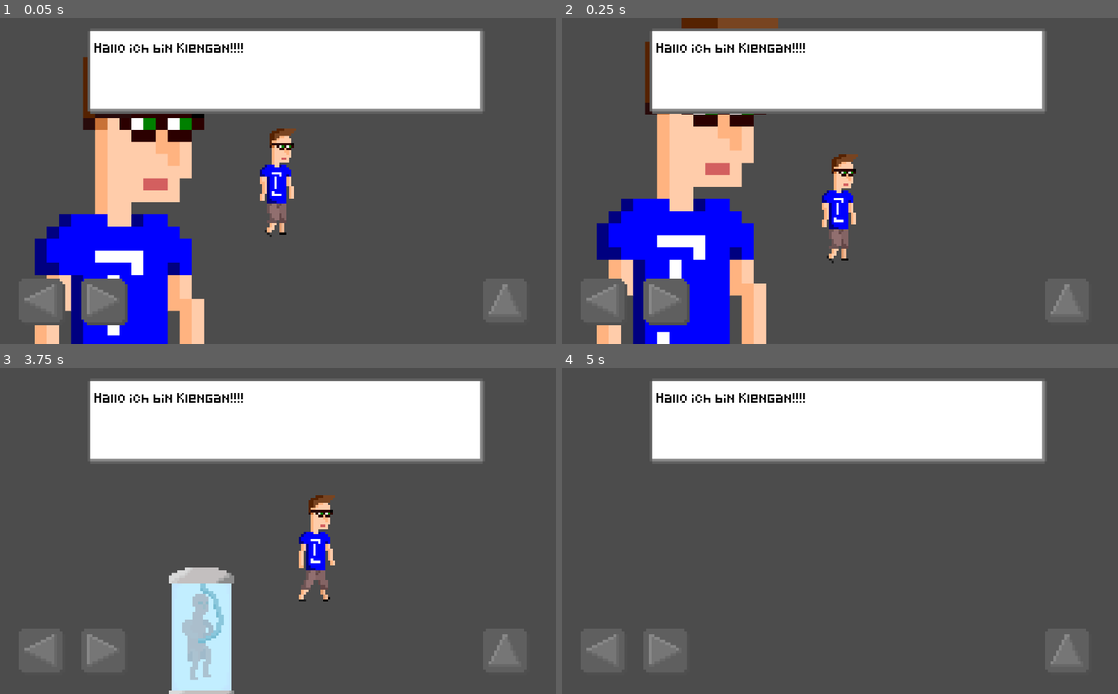
Above: before the commit, frames 1-4 (two rows, left to right).
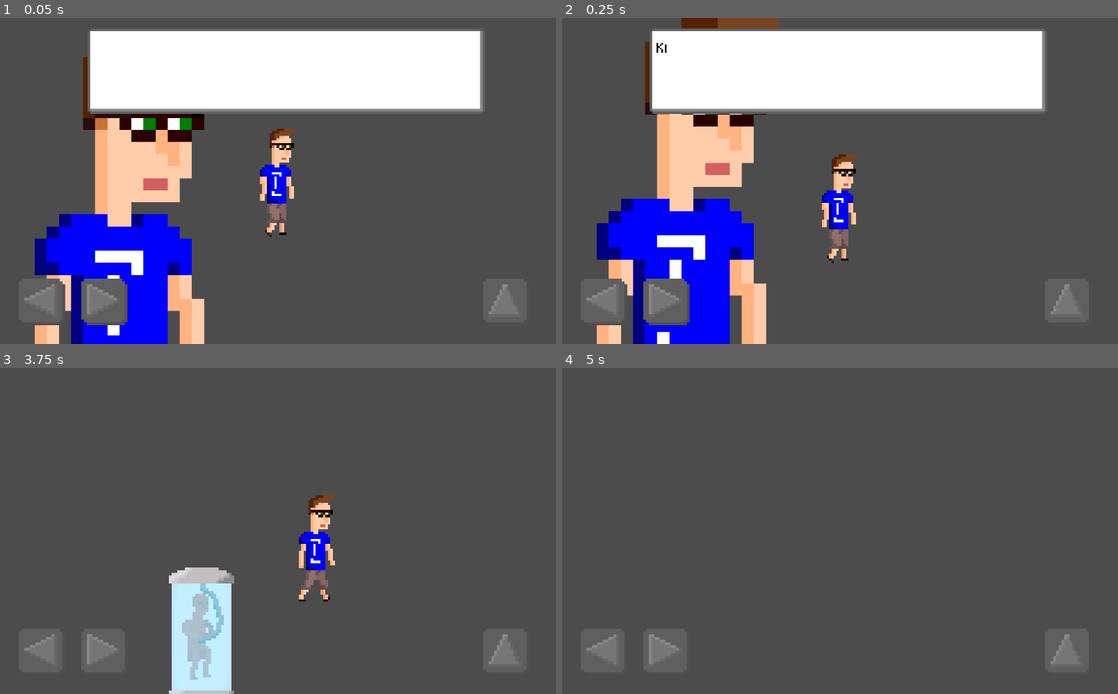
Above: after the commit, the same moments.

Repository: klenganthegame/KlenganTheGame
Game: Godot game, scene res://level/Level1.tscn
Two runs of this game, one before a commit and one after it. Both use one fixed random seed, a clock stepped at 60 frames per second and the inputs below.
Inputs:
- Up to frame 1 (0.05 s): no input
- Up to frame 2 (0.25 s): no input
- Up to frame 3 (3.75 s): tap Enter (accept, bound only after the commit) at 0.5, 0.6, 1.35, 2.1, 2.85, 3.6 s; hold D (walk_right) 0.53-2.03 s; tap Space (jump) at 0.77, 1.52, 3.02 s; hold A (walk_left) 2.03-2.78 s; hold D (walk_right) from 2.78 s (still down)
- Up to frame 4 (5 s): tap Space (jump) at 3.77, 4.52 s; release D (walk_right) at 4.28 s; hold A (walk_left) from 4.28 s (still down); tap Enter (accept, bound only after the commit) at 4.35 s

The runs differ from the first frame. In frame 1, 0.4% of the frame differs, in the area x 17-44%, y 7-11%; in frame 2, 0.4%; in frame 3, 18%, in the area x 16-87%, y 3-29%; in frame 4, 18%.

Commit message:
implemented basic mechanics of dialoguebox

Diff:
--- a/objects/level1/Klengan.tscn
+++ b/objects/level1/Klengan.tscn
@@ -43,7 +43,7 @@
 scale = Vector2( 0.2, 0.2 )
 frames = SubResource( 1 )
 animation = "walk"
-frame = 1
+frame = 5
 playing = true
 
 [node name="CanvasLayer" type="CanvasLayer" parent="."]
@@ -67,6 +67,7 @@
 action = "walk_left"
 
 [node name="NinePatchRect" parent="CanvasLayer" instance=ExtResource( 16 )]
+wait_time = 0.02
 
 [node name="Camera2D" type="Camera2D" parent="."]
 current = true
--- a/objects/mechanics/DialogueBox.gd
+++ b/objects/mechanics/DialogueBox.gd
@@ -1,12 +1,45 @@
 extends NinePatchRect
 
-# Declare member variables here. Examples:
-# var a = 2
-# var b = "text"
+export var wait_time = 0.02
+var time : float
 
-# Called when the node enters the scene tree for the first time.
+var text = ["Klengan:\nHallo Ich bin Klengan!", "wie geht es dir?", "Lululul"]
+var num : int
+var wait : bool
+
 func _ready():
-	pass # Replace with function body.
+	reset()
 
-func _():
-	pass
+func _process(delta):
+	if Input.is_action_just_pressed("accept"):
+		if wait == true:
+			print("here")
+			if num < len(text)-1:
+				print("heeeere")
+				num += 1
+				$RichTextLabel.text = text[num]
+				to_beginning()
+
+			elif $RichTextLabel.percent_visible == 1:
+				hide()
+
+		else:
+			$RichTextLabel.percent_visible = 1
+
+func reset():
+	num = 0
+	$RichTextLabel.text = text[num]
+	to_beginning()
+
+func to_beginning():
+	wait = false
+	$Timer.wait_time = wait_time
+	$RichTextLabel.percent_visible = 0
+	$Timer.start()
+
+func _on_Timer_timeout():
+	if $RichTextLabel.percent_visible < 1:
+		$RichTextLabel.percent_visible += .01
+	else:
+		wait = true
+	$Timer.start()
--- a/objects/mechanics/DialogueBox.tscn
+++ b/objects/mechanics/DialogueBox.tscn
@@ -1,12 +1,13 @@
-[gd_scene load_steps=4 format=2]
+[gd_scene load_steps=5 format=2]
 
 [ext_resource path="res://Sprites/test/dialoguebox.png" type="Texture" id=1]
-[ext_resource path="res://Sprites/font/Pixeled.ttf" type="DynamicFontData" id=2]
+[ext_resource path="res://objects/mechanics/DialogueBox.gd" type="Script" id=2]
+[ext_resource path="res://Sprites/font/Pixeled.ttf" type="DynamicFontData" id=3]
 
 [sub_resource type="DynamicFont" id=1]
-font_data = ExtResource( 2 )
+font_data = ExtResource( 3 )
 
-[node name="NinePatchRect" type="NinePatchRect"]
+[node name="DialogueBox" type="NinePatchRect"]
 margin_left = 160.816
 margin_top = 18.7279
 margin_right = 893.816
@@ -17,6 +18,7 @@
 patch_margin_top = 10
 patch_margin_right = 11
 patch_margin_bottom = 10
+script = ExtResource( 2 )
 
 [node name="RichTextLabel" type="RichTextLabel" parent="."]
 margin_left = 13.0
@@ -25,4 +27,10 @@
 margin_bottom = 143.0
 custom_fonts/normal_font = SubResource( 1 )
 custom_colors/default_color = Color( 0, 0, 0, 1 )
-text = "Hallo ich bin Klengan!!!!"
+text = "Klengan:
+Hallo ich bin Klengan!!!!"
+scroll_active = false
+
+[node name="Timer" type="Timer" parent="."]
+wait_time = 0.1
+[connection signal="timeout" from="Timer" to="." method="_on_Timer_timeout"]
--- a/project.godot
+++ b/project.godot
@@ -49,6 +49,13 @@
 , Object(InputEventJoypadButton,"resource_local_to_scene":false,"resource_name":"","device":0,"button_index":0,"pressure":0.0,"pressed":false,"script":null)
  ]
 }
+accept={
+"deadzone": 0.5,
+"events": [ Object(InputEventKey,"resource_local_to_scene":false,"resource_name":"","device":0,"alt":false,"shift":false,"control":false,"meta":false,"command":false,"pressed":false,"scancode":16777221,"unicode":0,"echo":false,"script":null)
+, Object(InputEventKey,"resource_local_to_scene":false,"resource_name":"","device":0,"alt":false,"shift":false,"control":false,"meta":false,"command":false,"pressed":false,"scancode":69,"unicode":0,"echo":false,"script":null)
+, Object(InputEventJoypadButton,"resource_local_to_scene":false,"resource_name":"","device":0,"button_index":2,"pressure":0.0,"pressed":false,"script":null)
+ ]
+}
 
 [input_devices]
 
